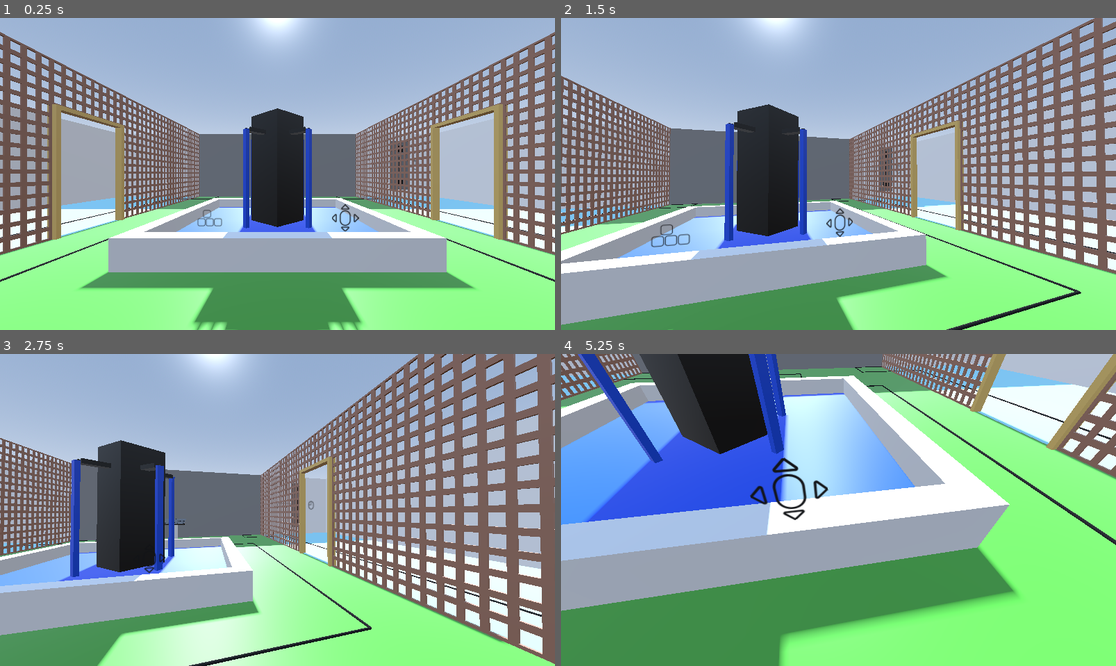
Above: before the commit, frames 1-4 (two rows, left to right).
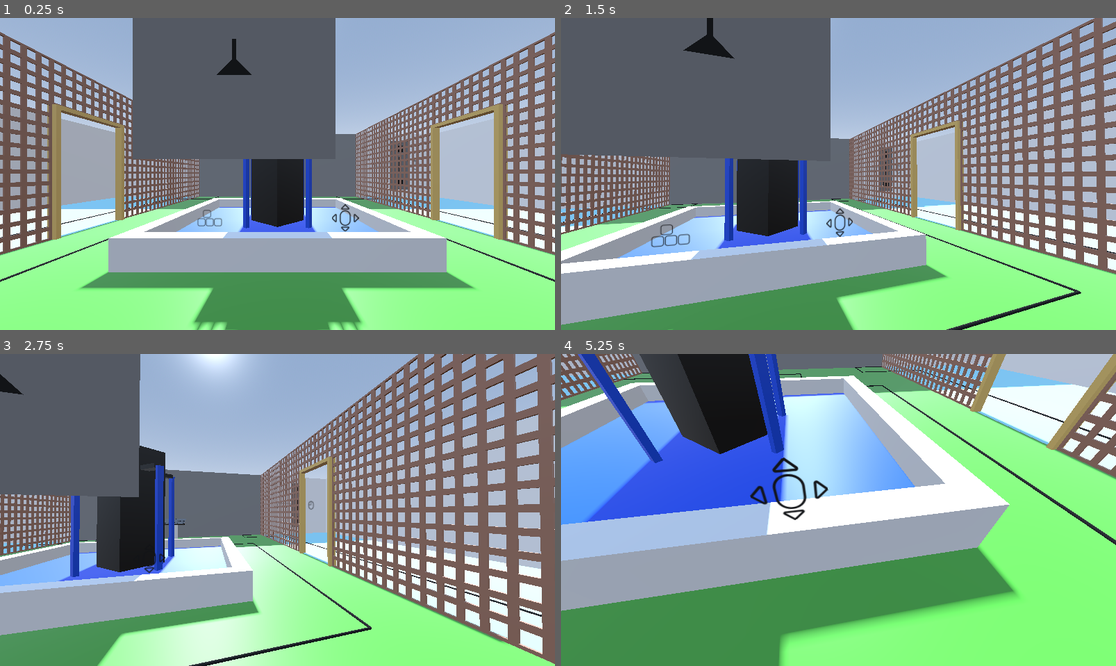
Above: after the commit, the same moments.

Repository: MarkRoss470/grid-puzzle-game
Game: Godot game, scene res://Main.tscn
The game is run twice, just before and just after one commit, with the same random seed, the same clock (stepped at 60 frames per second) and the same inputs.
Inputs (mouse positions are in pixels of both pictures, inside the frame that each line leads up to):
- Up to frame 1 (0.25 s): no input
- Up to frame 2 (1.5 s): tap Enter at 0.5 s; move the mouse to (866, 174) at 0.52 s; hold W (move_forward) 0.53-1.28 s; tap Space (free_mouse) at 0.6 s; click (866, 174) at 0.67 s; tap R (reset) at 1.25 s; move the mouse to (727, 189) at 1.27 s; hold S (move_backward) from 1.28 s (still down); tap Shift (run) at 1.35 s
- Up to frame 3 (2.75 s): tap R (reset) at 2 s; move the mouse to (333, 441) at 2.02 s; release S (move_backward) at 2.03 s; hold D (move_right) from 2.03 s (still down); tap Space (free_mouse) at 2.1 s
- Up to frame 4 (5.25 s): move the mouse to (832, 516) at 2.77 s; release D (move_right) at 2.78 s; hold W (move_forward) 2.78-4.28 s; tap Shift (run) at 2.85, 4.35 s; click (832, 516) at 2.92 s; move the mouse to (877, 513) at 3.52 s; tap Space (free_mouse) at 3.6, 5.1 s; tap R (reset) at 4.25, 5 s; move the mouse to (672, 463) at 4.27 s; hold A (move_left) 4.28-5.03 s; move the mouse to (866, 510) at 5.02 s; hold S (move_backward) from 5.03 s (still down); click (866, 510) at 5.17 s

The runs differ from the first frame. In frame 1, 15% of the frame differs, in the area x 23-61%, y 0-46%; in frame 2, 19%, in the area x 0-100%, y 0-94%; in frame 3, 10%; in frame 4, less than 0.1%.

Commit message:
Added images for symmetry icons

Diff:
--- a/Main.tscn
+++ b/Main.tscn
@@ -17,6 +17,7 @@
 [ext_resource type="Texture2D" uid="uid://dmjcrxvgl0y0q" path="res://textures/Object Textures/Control Tutorials/reset.png" id="10_18o3s"]
 [ext_resource type="Script" path="res://scripts/PuzzleResponses/PuzzleResponseObjectMotion.gd" id="13_2mdim"]
 [ext_resource type="Script" path="res://scripts/Puzzles/SingleSolutionPuzzle.gd" id="17_6486b"]
+[ext_resource type="Script" path="res://scripts/Puzzles/Puzzle.gd" id="18_l8jbw"]
 [ext_resource type="PackedScene" uid="uid://kjoth08mmteq" path="res://models/cube statue/cube statue.glb" id="18_xx0p1"]
 [ext_resource type="PackedScene" uid="uid://uuwbhhgm6oqp" path="res://models/islands/islands.glb" id="19_1ow4l"]
 
@@ -913,6 +914,12 @@
 colour_solved_base = Color(0.0196078, 0, 0.337255, 1)
 colour_solved_hover = Color(0.0196078, 0, 0.337255, 1)
 
+[node name="Puzzle" type="Node3D" parent="Courtyard" node_paths=PackedStringArray("instance")]
+transform = Transform3D(1, 0, 0, 0, 1, 0, 0, 0, 1, -1.63888, 4.17498, 0)
+script = ExtResource("18_l8jbw")
+puzzle = [3.0, 3.0, [[[10, 0, 0], [1, 0, 0], [1, 0, 0]], [[1, 0, 0], [9, 0, 0], [1, 0, 0]], [[1, 0, 0], [1, 0, 0], [1, 0, 0]]]]
+instance = NodePath("../../Tile")
+
 [node name="WorldEnvironment" type="WorldEnvironment" parent="."]
 environment = SubResource("Environment_j8joh")
 
--- a/scripts/PuzzleClasses.gd
+++ b/scripts/PuzzleClasses.gd
@@ -27,6 +27,9 @@
 	preload("res://textures/puzzle icons/pointers/pointer quadruple.svg"), # POINTER_QUADRAPLE
 	preload("res://textures/puzzle icons/square.svg"), # SQUARE
 	preload("res://textures/puzzle icons/circle.svg"), # CIRCLE
+	preload("res://textures/puzzle icons/symmetry icons/horizontal.svg"), # SYMMETRY_HORIZONTAL
+	preload("res://textures/puzzle icons/symmetry icons/vertical.svg"), # SYMMETRY_VERTICAL
+
 ]
 
 # Textures to be used as icons
@@ -42,6 +45,7 @@
 enum {
 	NO_CELL, # There is no cell.
 	EMPTY, # An empty cell
+
 	POINTER_SINGLE, # One pointer.
 		# A rotation of 0 means up.
 	POINTER_DOUBLE_ANGLE, # Two pointers at 90 degrees from each other.
@@ -51,8 +55,12 @@
 	POINTER_TRIPLE, # Three pointers, each at 90 degrees from each other.
 		# A rotation of 0 means up-left-down.
 	POINTER_QUADRUPLE, # Four pointers, each at 90 degrees from each other.
+
 	SQUARE,
-	CIRCLE
+	CIRCLE,
+
+	SYMMETRY_HORIZONTAL,
+	SYMMETRY_VERTICAL,
 }
 
 # Groups of icons for the puzzle editor
@@ -66,11 +74,15 @@
 		POINTER_DOUBLE_ANGLE,
 		POINTER_DOUBLE_STRAIGHT,
 		POINTER_TRIPLE,
-		POINTER_QUADRUPLE
+		POINTER_QUADRUPLE,
 	],
-	[
+	[ # Group of icons which require presence / absence of other symbols in same region
 		SQUARE,
-		CIRCLE
+		CIRCLE,
+	],
+	[ # Group of symmetry icons
+		SYMMETRY_HORIZONTAL,
+		SYMMETRY_VERTICAL,
 	],
 ]
 
--- /dev/null
+++ b/textures/puzzle icons/symmetry icons/horizontal.svg
@@ -0,0 +1,68 @@
+<?xml version="1.0" encoding="UTF-8" standalone="no"?>
+<!-- Created with Inkscape (http://www.inkscape.org/) -->
+
+<svg
+   width="256mm"
+   height="256mm"
+   viewBox="0 0 256 256"
+   version="1.1"
+   id="svg263"
+   inkscape:version="1.2.2 (b0a8486541, 2022-12-01)"
+   sodipodi:docname="horizontal.svg"
+   xmlns:inkscape="http://www.inkscape.org/namespaces/inkscape"
+   xmlns:sodipodi="http://sodipodi.sourceforge.net/DTD/sodipodi-0.dtd"
+   xmlns="http://www.w3.org/2000/svg"
+   xmlns:svg="http://www.w3.org/2000/svg">
+  <sodipodi:namedview
+     id="namedview265"
+     pagecolor="#ffffff"
+     bordercolor="#000000"
+     borderopacity="0.25"
+     inkscape:showpageshadow="2"
+     inkscape:pageopacity="0.0"
+     inkscape:pagecheckerboard="true"
+     inkscape:deskcolor="#d1d1d1"
+     inkscape:document-units="mm"
+     showgrid="true"
+     showguides="true"
+     inkscape:zoom="0.49162186"
+     inkscape:cx="339.69197"
+     inkscape:cy="450.54953"
+     inkscape:window-width="1536"
+     inkscape:window-height="891"
+     inkscape:window-x="0"
+     inkscape:window-y="32"
+     inkscape:window-maximized="1"
+     inkscape:current-layer="layer1" />
+  <defs
+     id="defs260" />
+  <g
+     inkscape:label="Layer 1"
+     inkscape:groupmode="layer"
+     id="layer1">
+    <rect
+       style="fill:#ffffff;fill-opacity:1;stroke-width:0.146544"
+       id="rect288"
+       width="16"
+       height="136"
+       x="120"
+       y="60" />
+    <path
+       sodipodi:type="star"
+       style="fill:#ffffff;stroke-width:0;paint-order:stroke fill markers;fill-opacity:1"
+       id="path345"
+       inkscape:flatsided="true"
+       sodipodi:sides="3"
+       sodipodi:cx="57.587513"
+       sodipodi:cy="56.096107"
+       sodipodi:r1="51.208393"
+       sodipodi:r2="25.604197"
+       sodipodi:arg1="0.52359878"
+       sodipodi:arg2="1.5707963"
+       inkscape:rounded="0"
+       inkscape:randomized="0"
+       d="m 101.93528,81.700304 -88.695536,0 44.347769,-76.8125896 z"
+       inkscape:transform-center-y="-11.333331"
+       transform="matrix(1.5333353,0,0,0.88527154,39.699034,123.67305)" />
+  </g>
+</svg>
--- /dev/null
+++ b/textures/puzzle icons/symmetry icons/vertical.svg
@@ -0,0 +1,69 @@
+<?xml version="1.0" encoding="UTF-8" standalone="no"?>
+<!-- Created with Inkscape (http://www.inkscape.org/) -->
+
+<svg
+   width="256mm"
+   height="256mm"
+   viewBox="0 0 256 256"
+   version="1.1"
+   id="svg263"
+   inkscape:version="1.2.2 (b0a8486541, 2022-12-01)"
+   sodipodi:docname="horizontal (copy).svg"
+   xmlns:inkscape="http://www.inkscape.org/namespaces/inkscape"
+   xmlns:sodipodi="http://sodipodi.sourceforge.net/DTD/sodipodi-0.dtd"
+   xmlns="http://www.w3.org/2000/svg"
+   xmlns:svg="http://www.w3.org/2000/svg">
+  <sodipodi:namedview
+     id="namedview265"
+     pagecolor="#ffffff"
+     bordercolor="#000000"
+     borderopacity="0.25"
+     inkscape:showpageshadow="2"
+     inkscape:pageopacity="0.0"
+     inkscape:pagecheckerboard="true"
+     inkscape:deskcolor="#d1d1d1"
+     inkscape:document-units="mm"
+     showgrid="true"
+     showguides="true"
+     inkscape:zoom="0.49162186"
+     inkscape:cx="198.32316"
+     inkscape:cy="450.54953"
+     inkscape:window-width="1536"
+     inkscape:window-height="891"
+     inkscape:window-x="0"
+     inkscape:window-y="32"
+     inkscape:window-maximized="1"
+     inkscape:current-layer="layer1" />
+  <defs
+     id="defs260" />
+  <g
+     inkscape:label="Layer 1"
+     inkscape:groupmode="layer"
+     id="layer1">
+    <rect
+       style="fill:#ffffff;fill-opacity:1;stroke-width:0.146544"
+       id="rect288"
+       width="16"
+       height="136"
+       x="120"
+       y="-196"
+       transform="rotate(90)" />
+    <path
+       sodipodi:type="star"
+       style="fill:#ffffff;fill-opacity:1;stroke-width:0;paint-order:stroke fill markers"
+       id="path345"
+       inkscape:flatsided="true"
+       sodipodi:sides="3"
+       sodipodi:cx="57.587513"
+       sodipodi:cy="56.096107"
+       sodipodi:r1="51.208393"
+       sodipodi:r2="25.604197"
+       sodipodi:arg1="0.52359878"
+       sodipodi:arg2="1.5707963"
+       inkscape:rounded="0"
+       inkscape:randomized="0"
+       d="m 101.93528,81.700304 -88.695536,0 44.347769,-76.8125896 z"
+       transform="matrix(0,1.5333353,-0.88527154,0,132.32695,39.699034)"
+       inkscape:transform-center-x="-11.333335" />
+  </g>
+</svg>
Not shown: 1 places in Main.tscn that only renumber resources
Not shown, added: textures/puzzle icons/symmetry icons/horizontal.svg.import
Not shown, added: textures/puzzle icons/symmetry icons/vertical.svg.import
